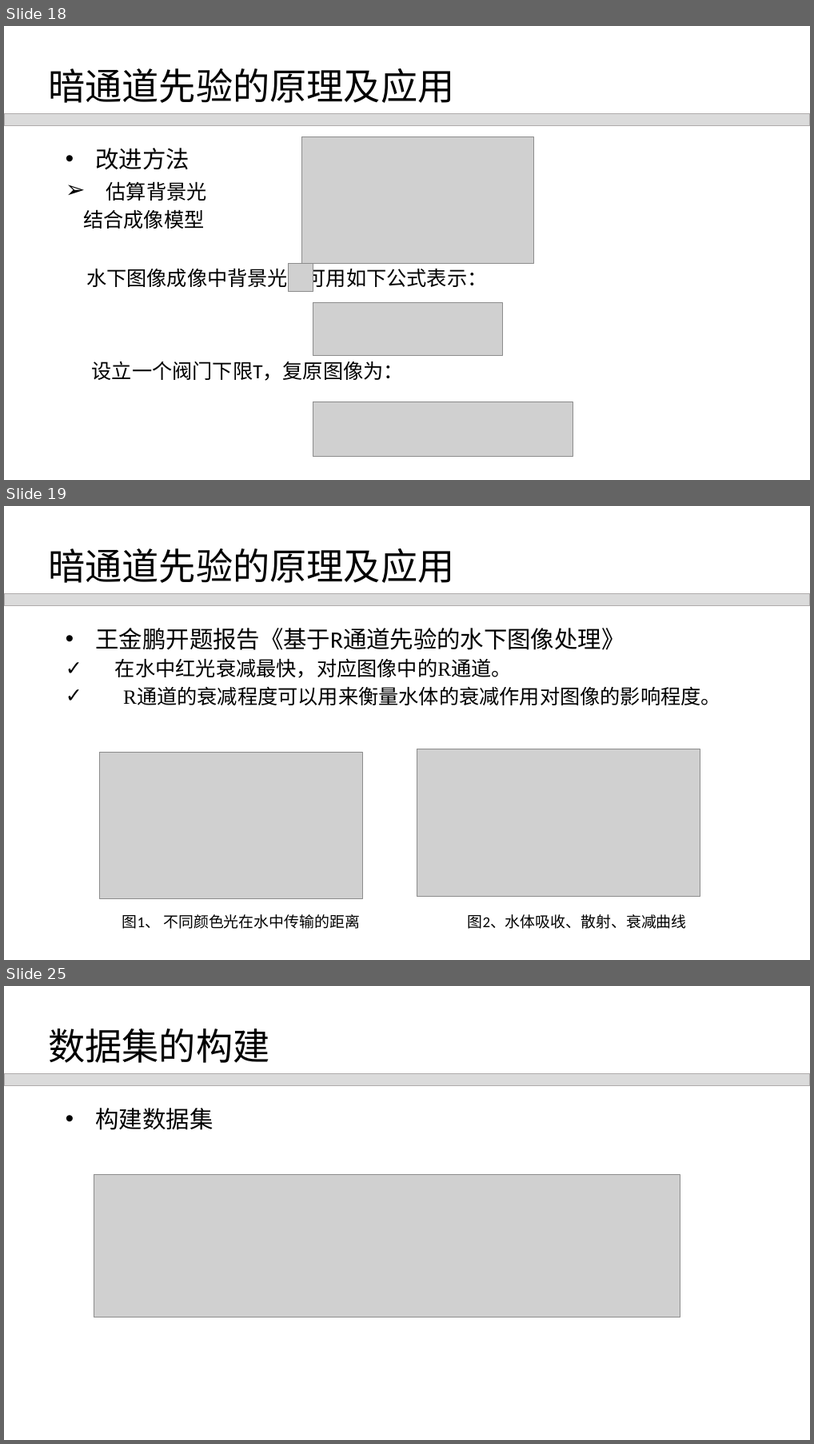
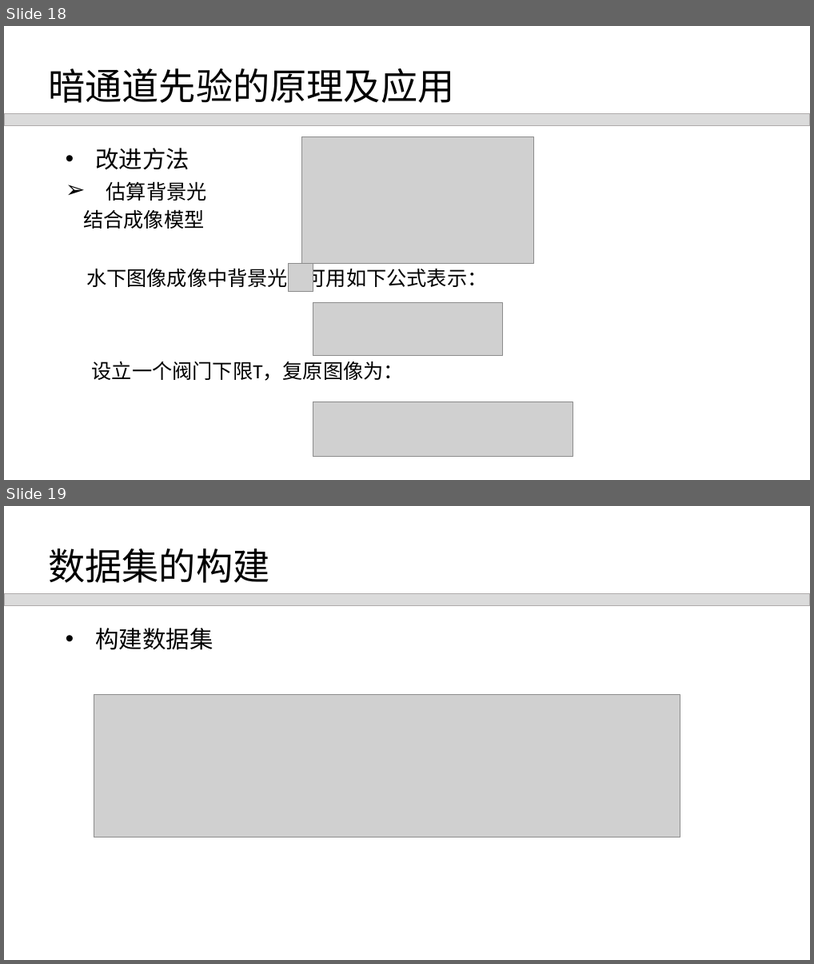
Before and after one commit to zhenglab/UnderwaterImageRestoration, a slide deck: reports/第四次汇报20161219.pptx. Shown one above the other, each under a label of ours: slides 18, 19 and 25 before the commit, slides 18 and 19 after it; the slides between them are not shown. The pictures are 814x1444 and 814x964 pixels, drawn with LibreOffice and Linux fonts; fonts in the diff are those of the drawing; grey boxes stand for pictures. Boxes give left, top, right and bottom in pixels: in the first picture for what was removed or moved away, otherwise in the second. Text is boxed around its words. In the diff, an @@ line names an element or a change of style, - is before the commit and + after.

```diff
--- a/reports/第四次汇报20161219.pptx
+++ b/reports/第四次汇报20161219.pptx
@@ slide 19 removed at box(4, 506, 810, 960), background #FFFFFF @@
@@ text removed at box(48, 548, 454, 583) @@
-暗通道先验的原理及应用
@@ rectangle removed at box(4, 593, 810, 605) @@
@@ text removed at box(96, 628, 722, 705) @@
-• 王金鹏开题报告《基于R通道先验的水下图像处理》
-✓ 在水中红光衰减最快，对应图像中的R通道。
-✓ R通道的衰减程度可以用来衡量水体的衰减作用对图像的影响程度。
@@ picture removed at box(100, 752, 362, 898) @@
@@ picture removed at box(417, 748, 700, 896) @@
@@ text removed at box(122, 914, 360, 928) @@
-图1、 不同颜色光在水中传输的距离
@@ text removed at box(468, 914, 687, 928) @@
-图2、水体吸收、散射、衰减曲线
@@ what was slide 25 is now slide 19 @@
```
Also in this commit, not shown: 5 other slides removed.
